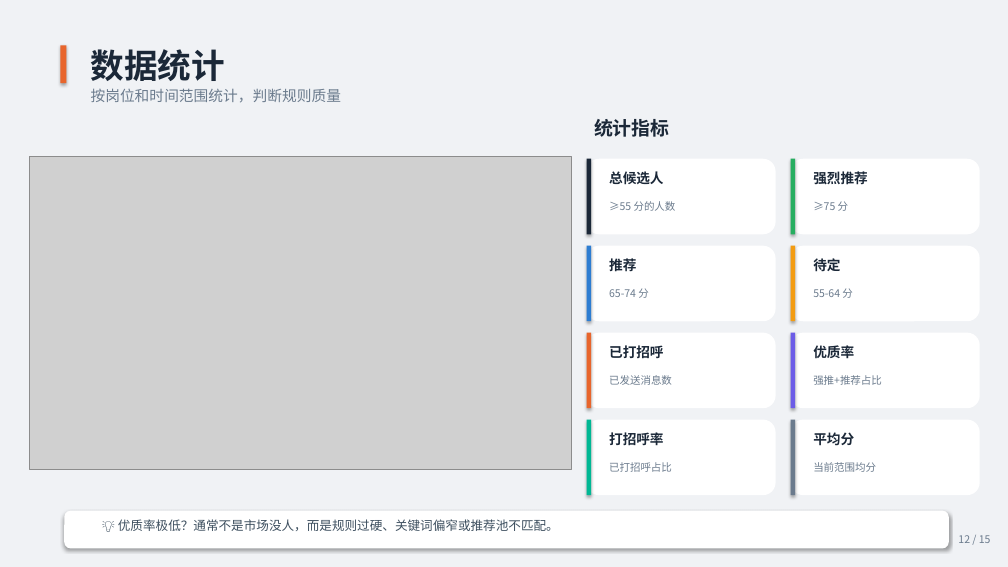
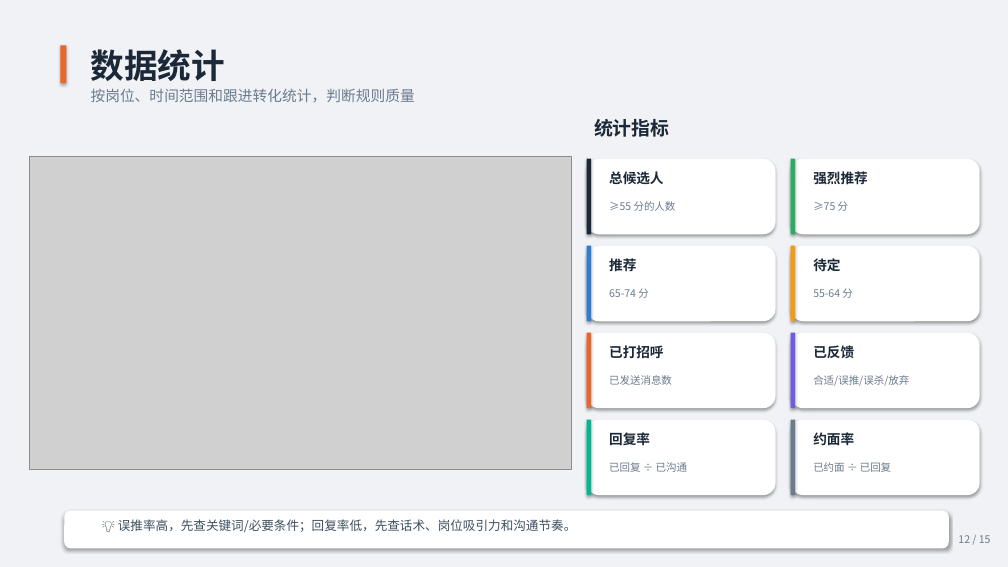
Before and after one commit to chenjinbo1991/boss-resume-filter, a slide deck: slide 12 of docs/BOSS招聘系统操作指南.pptx. Drawn at 1008x567 pixels with LibreOffice and Linux fonts; fonts in the diff are those of the drawing; grey boxes stand for pictures. Boxes give left, top, right and bottom in pixels: in the first picture for what was removed or moved away, otherwise in the second. Text is boxed around its words. In the diff, an @@ line names an element or a change of style, - is before the commit and + after.

Commit message:
文档同步：记录 BOSS 直聘 srcdoc iframe 架构约束
核心发现：
- BOSS 直聘推荐页使用 srcdoc iframe 而非 src URL
- iframe.run_js('return location.href') 始终返回 about:srcdoc
- 导致 API 监听和直调均无效，只能使用 DOM 滚动提取

文档更新：
- CLAUDE.md/AGENTS.md: 更新反爬对抗和候选人提取章节，明确 srcdoc 约束
- 新增记忆文件 boss-srcdoc-architecture.md 记录架构约束和验证方法
- MEMORY.md: 索引新增记忆文件

代码变更：
- bossmaster.py: 添加诊断日志，优化刷新等待逻辑（轮询检查 iframe 内容就绪）
- gui_main.py: 拆分 notice_callback 为阻塞/非阻塞两个回调
- tests: 更新测试用例以适配新的回调机制

```diff
--- a/docs/BOSS招聘系统操作指南.pptx
+++ b/docs/BOSS招聘系统操作指南.pptx
@@ text at (x1=91, y1=88, x2=415, y2=102): text changed @@
-按岗位和时间范围统计，判断规则质量
+按岗位、时间范围和跟进转化统计，判断规则质量
@@ text at (x1=813, y1=345, x2=854, y2=358): text changed @@
-优质率
+已反馈
@@ text at (x1=813, y1=375, x2=909, y2=386): text changed @@
-强推+推荐占比
+合适/误推/误杀/放弃
@@ text at (x1=609, y1=432, x2=650, y2=445): text changed @@
-打招呼率
+回复率
@@ shadow on in 8 elements at (x1=587, y1=159, x2=776, y2=234), (x1=791, y1=159, x2=980, y2=234), (x1=587, y1=246, x2=776, y2=321), (x1=791, y1=246, x2=980, y2=321), (x1=587, y1=333, x2=776, y2=408), (x1=791, y1=333, x2=980, y2=408), (x1=587, y1=420, x2=776, y2=495), (x1=791, y1=420, x2=980, y2=495) @@
@@ text at (x1=813, y1=432, x2=854, y2=445): text changed @@
-平均分
+约面率
@@ text at (x1=609, y1=462, x2=687, y2=472): text changed @@
-已打招呼占比
+已回复 ÷ 已沟通
@@ text at (x1=813, y1=462, x2=891, y2=472): text changed @@
-当前范围均分
+已约面 ÷ 已回复
@@ text at (x1=118, y1=519, x2=576, y2=532): text changed @@
-💡 优质率极低？通常不是市场没人，而是规则过硬、关键词偏窄或推荐池不匹配。
+💡 误推率高，先查关键词/必要条件；回复率低，先查话术、岗位吸引力和沟通节奏。
```
Also in this commit, not shown: 13 other slides changed, 16 other files.
